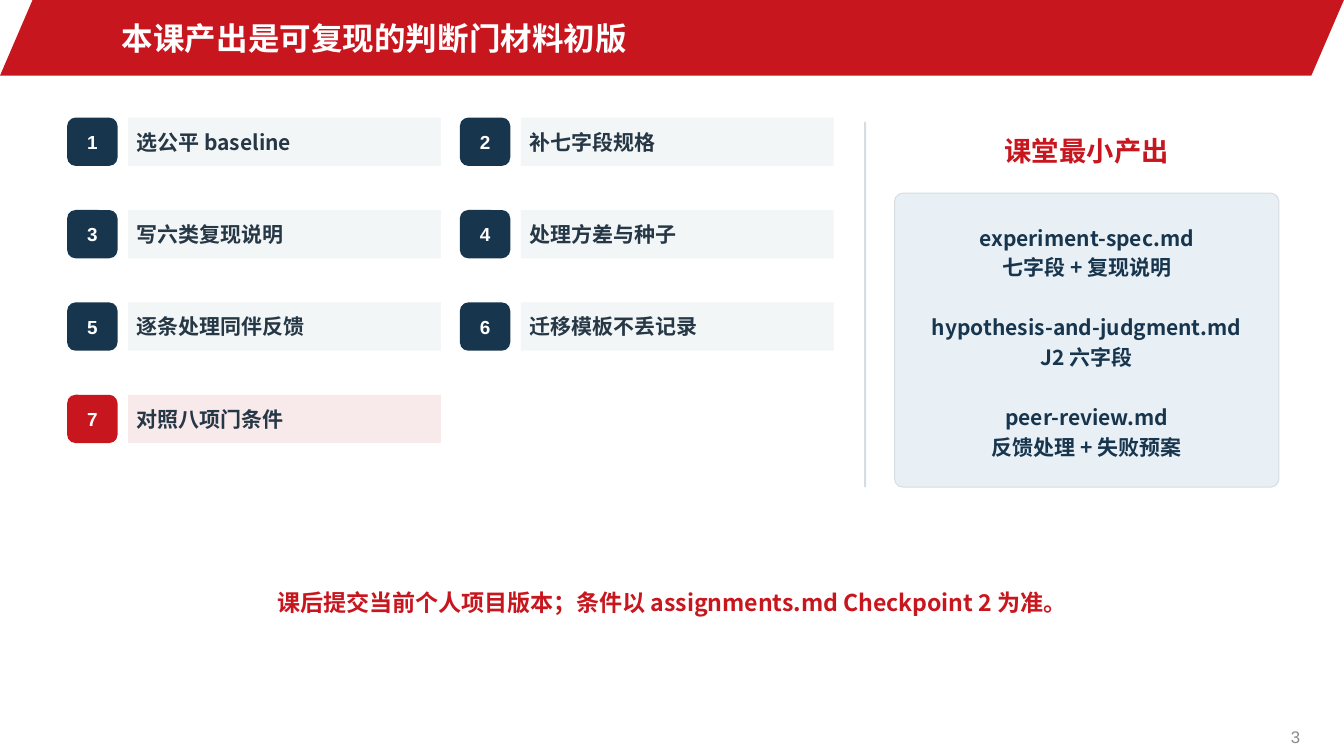
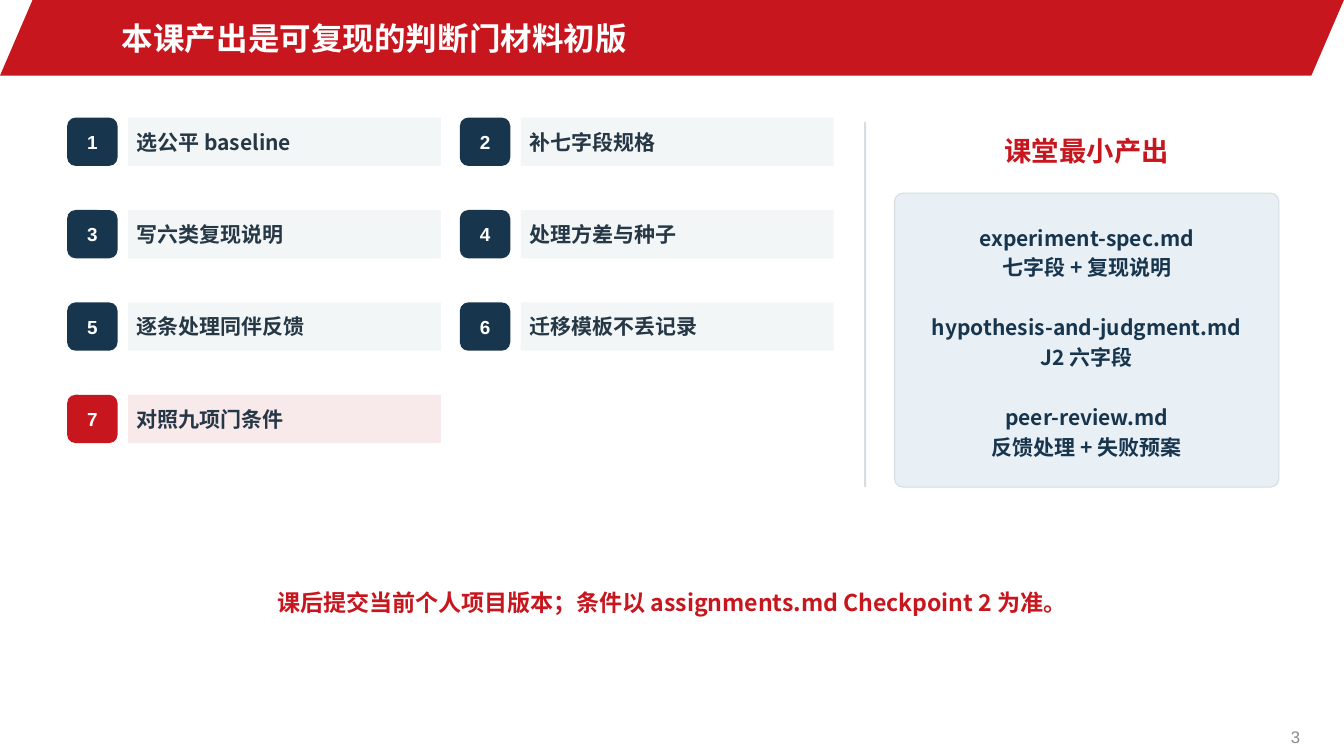
Before and after one commit to jinyh/ai4research, a slide deck: slide 3 of lessons/lesson-09/slides.pptx. Drawn at 1344x756 pixels with LibreOffice and Linux fonts; fonts in the diff are those of the drawing; background and template pictures are left out. Boxes give left, top, right and bottom in pixels: in the first picture for what was removed or moved away, otherwise in the second. Text is boxed around its words. In the diff, an @@ line names an element or a change of style, - is before the commit and + after.

```diff
--- a/lessons/lesson-09/slides.pptx
+++ b/lessons/lesson-09/slides.pptx
@@ text in rectangle at bbox=[137, 409, 284, 429]: text changed @@
-对照八项门条件
+对照九项门条件
```
Also in this commit, not shown: 8 other slides changed, 8 other files.
